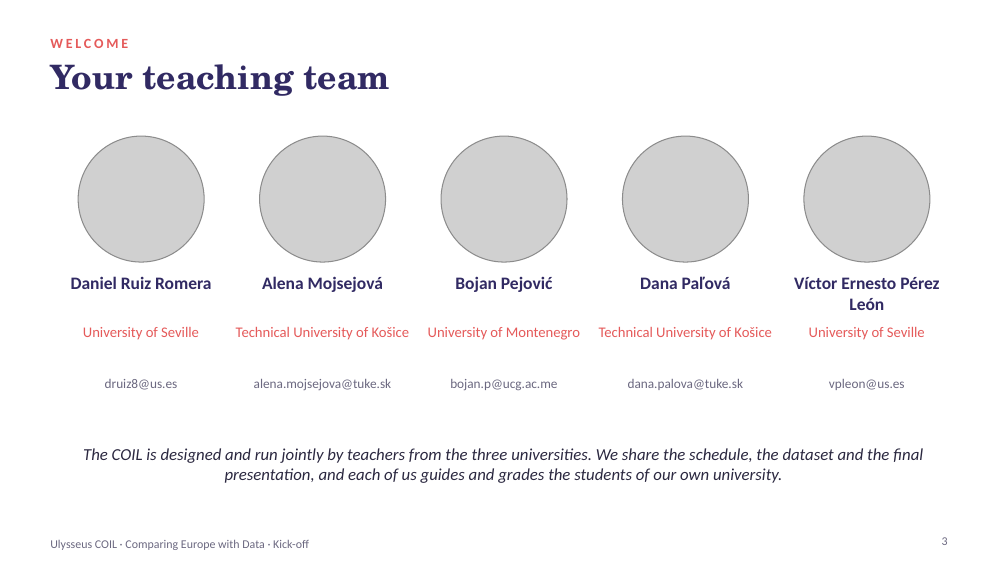
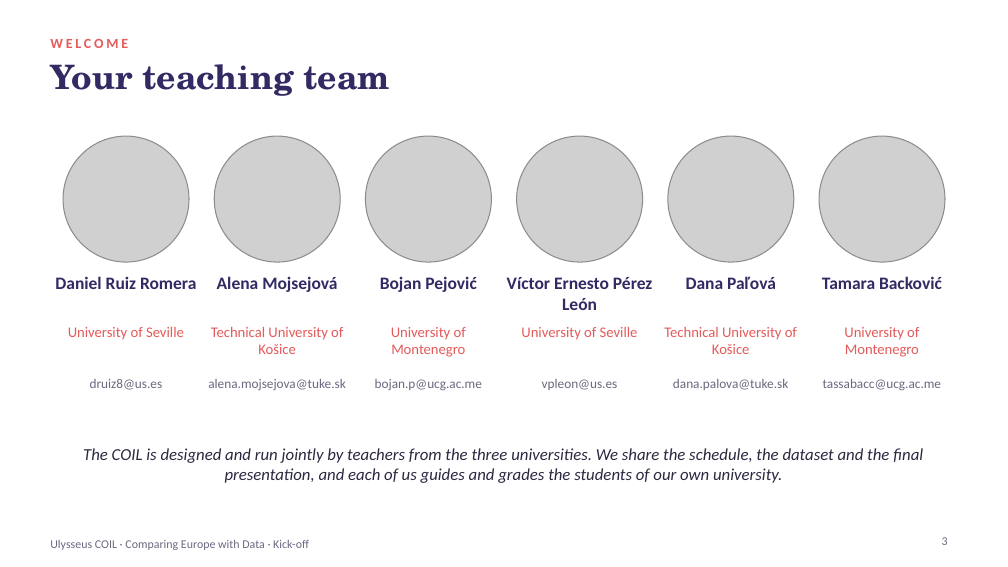
Before and after one commit to coil-europe/coil-europe.github.io, a slide deck: slide 3 of docs/slides/COIL_1_kickoff.pptx. Drawn at 1008x567 pixels with LibreOffice and Linux fonts; fonts in the diff are those of the drawing; grey boxes stand for pictures. Boxes give left, top, right and bottom in pixels: in the first picture for what was removed or moved away, otherwise in the second. Text is boxed around its words. In the diff, an @@ line names an element or a change of style, - is before the commit and + after.

```diff
--- a/docs/slides/COIL_1_kickoff.pptx
+++ b/docs/slides/COIL_1_kickoff.pptx
@@ picture: place and size @@
-picture at box(79, 136, 205, 262)
+picture at box(62, 136, 188, 262)
@@ picture: place and size @@
-picture at box(260, 136, 386, 262)
+picture at box(214, 136, 340, 262)
@@ picture: place and size @@
-picture at box(442, 136, 568, 262)
+picture at box(365, 136, 491, 262)
@@ picture: place and size @@
-picture at box(803, 136, 929, 262)
+picture at box(516, 136, 642, 262)
@@ picture: place and size @@
-picture at box(622, 136, 748, 262)
+picture at box(667, 136, 793, 262)
@@ picture added at box(818, 136, 944, 262) @@
@@ text "Daniel Ruiz Romera": place and size @@
-text "Daniel Ruiz Romera" at box(71, 276, 211, 289)
+text "Daniel Ruiz Romera" at box(55, 276, 196, 289)
@@ text "Alena Mojsejová": place and size @@
-text "Alena Mojsejová" at box(262, 276, 383, 292)
+text "Alena Mojsejová" at box(217, 276, 337, 292)
@@ text "Bojan Pejović": place and size @@
-text "Bojan Pejović" at box(455, 276, 552, 292)
+text "Bojan Pejović" at box(380, 276, 476, 292)
@@ text "Víctor Ernesto Pérez León": place and size @@
-text "Víctor Ernesto Pérez León" at box(794, 277, 939, 310)
+text "Víctor Ernesto Pérez León" at box(507, 277, 652, 310)
@@ text "Dana Paľová": place and size @@
-text "Dana Paľová" at box(640, 276, 731, 289)
+text "Dana Paľová" at box(686, 276, 776, 289)
@@ text added at box(822, 276, 942, 289), 12.5 pt, text #312A63, bold @@
+Tamara Backović
@@ text "University of Seville": place and size @@
-text "University of Seville" at box(83, 327, 199, 339)
+text "University of Seville" at box(68, 327, 184, 340)
@@ text "Technical University of Košice" rewrapped from box(236, 327, 410, 340) to box(211, 327, 343, 354) @@
@@ text "University of Montenegro" rewrapped from box(428, 327, 580, 340) to box(391, 327, 466, 357) @@
@@ text added at box(521, 327, 638, 340), 10.5 pt, text #E55A5A @@
+University of Seville
@@ text "Technical University of Košice" rewrapped from box(599, 327, 772, 340) to box(664, 327, 797, 354) @@
@@ text at box(844, 327, 919, 357): text changed @@
-University of Seville
+University of Montenegro
@@ text "druiz8@us.es": place and size @@
-text "druiz8@us.es" at box(105, 379, 178, 390)
+text "druiz8@us.es" at box(90, 379, 163, 390)
@@ text "alena.mojsejova@tuke.sk": place and size @@
-text "alena.mojsejova@tuke.sk" at box(254, 379, 391, 390)
+text "alena.mojsejova@tuke.sk" at box(208, 379, 345, 390)
@@ text "bojan.p@ucg.ac.me": place and size @@
-text "bojan.p@ucg.ac.me" at box(450, 379, 557, 390)
+text "bojan.p@ucg.ac.me" at box(375, 379, 482, 390)
@@ text "vpleon@us.es": place and size @@
-text "vpleon@us.es" at box(829, 379, 905, 390)
+text "vpleon@us.es" at box(542, 379, 618, 390)
@@ text "dana.palova@tuke.sk": place and size @@
-text "dana.palova@tuke.sk" at box(628, 379, 743, 390)
+text "dana.palova@tuke.sk" at box(673, 379, 788, 390)
@@ text added at box(823, 379, 941, 390), 9.5 pt, text #6B6880 @@
+tassabacc@ucg.ac.me
```
Also in this commit, not shown: 1 other slide changed, 13 other files.
